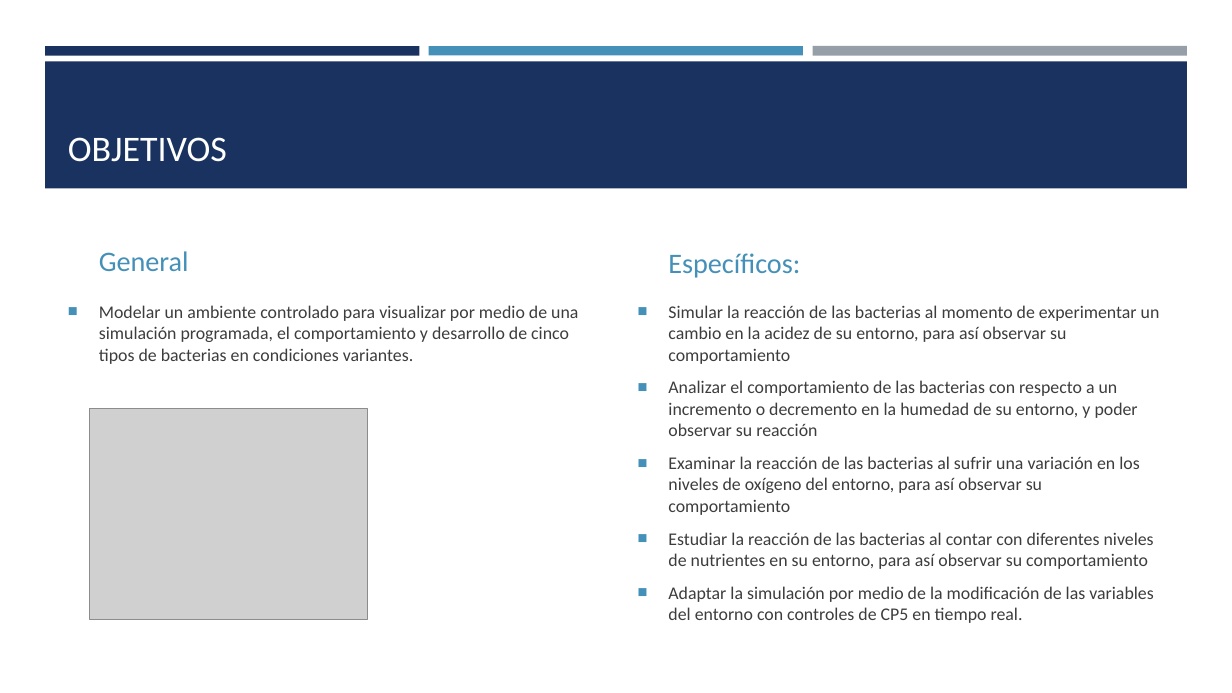
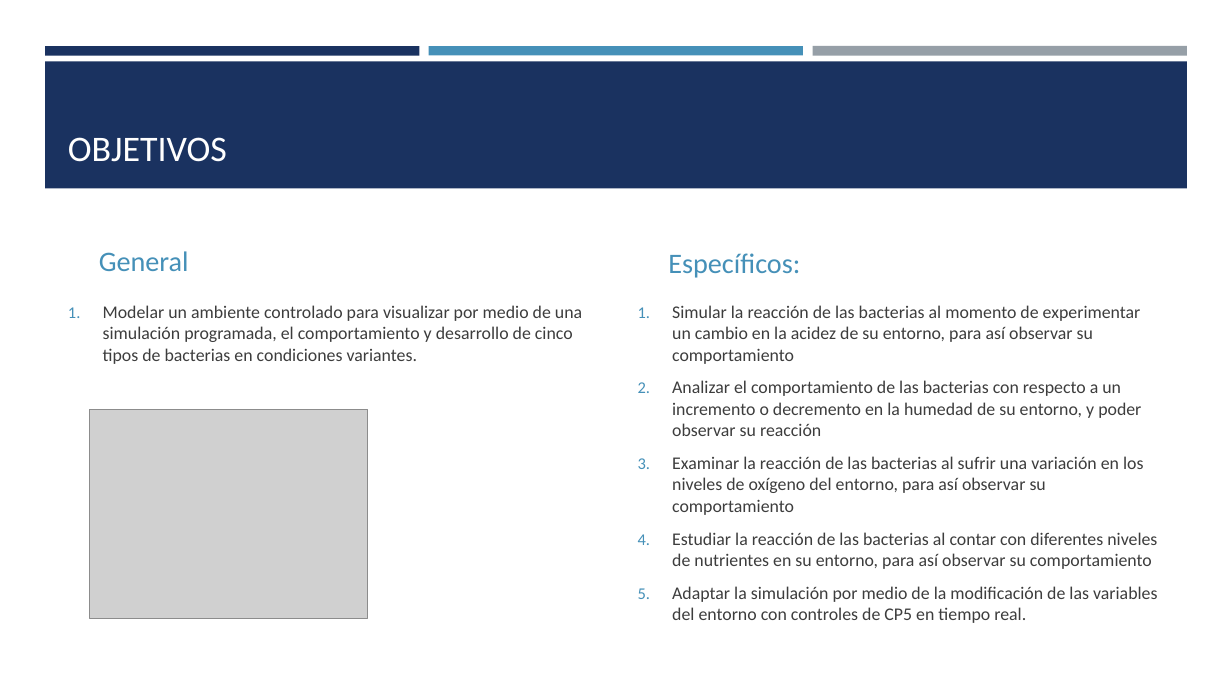
Before and after one commit to rubengv1999/ObvioMicrobio, a slide deck: slide 3 of Obvio Microbio.pptx. Drawn at 1232x693 pixels with LibreOffice and Linux fonts; fonts in the diff are those of the drawing; grey boxes stand for pictures. Boxes give left, top, right and bottom in pixels: in the first picture for what was removed or moved away, otherwise in the second. Text is boxed around its words. In the diff, an @@ line names an element or a change of style, - is before the commit and + after.

```diff
--- a/Obvio Microbio.pptx
+++ b/Obvio Microbio.pptx
@@ text "Modelar un ambiente controlado para ..." at bbox=[103, 305, 582, 364]: bullet ■ to 1. @@
@@ text "Simular la reacción de las ..." at bbox=[672, 305, 1157, 602]: bullet ■ to 1. @@
```
Also in this commit, not shown: 2 other slides changed, 1 slide added.
